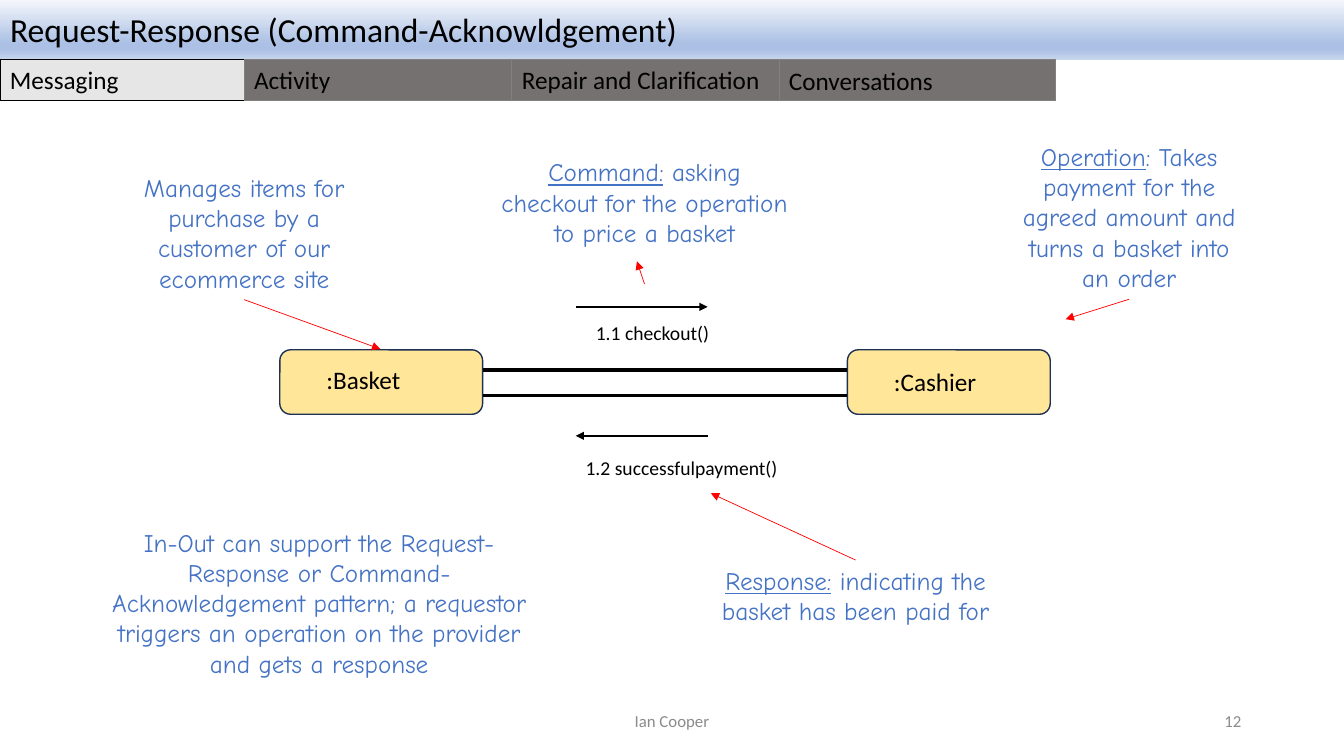
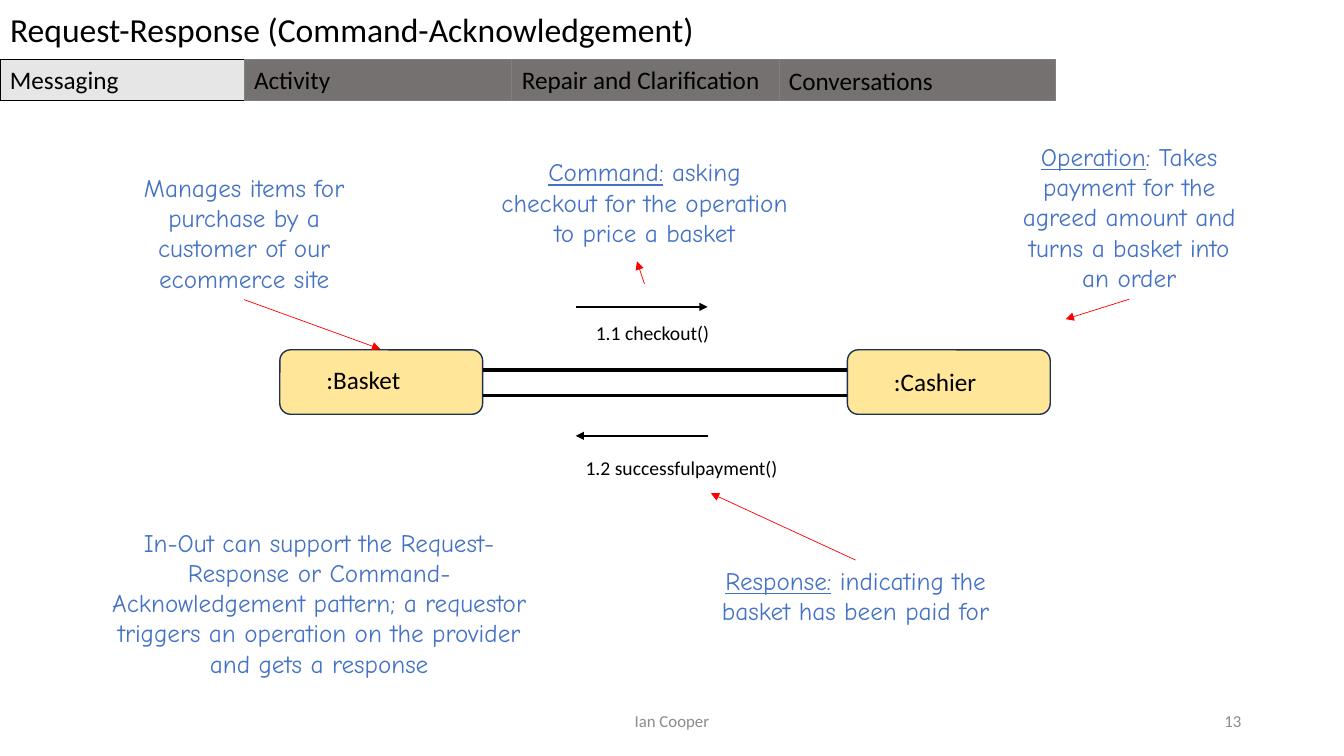
Before and after one commit to iancooper/Presentations, a slide deck: slide 13 of Conversation Patterns.pptx (slide 12 before the commit). Drawn at 1344x756 pixels with LibreOffice and Linux fonts; fonts in the diff are those of the drawing. Boxes give left, top, right and bottom in pixels: in the first picture for what was removed or moved away, otherwise in the second. Text is boxed around its words. In the diff, an @@ line names an element or a change of style, - is before the commit and + after.

```diff
--- a/Conversation Patterns.pptx
+++ b/Conversation Patterns.pptx
@@ rectangle "Request-Response (Command-Acknowledgement)" at box(0, 0, 1344, 60): fill gradient #F6F8FC to #ABC0E4 to #C7D5ED to #FFFFFF @@
@@ text in rectangle at box(10, 17, 694, 48): text changed @@
-Request-Response (Command-Acknowldgement)
+Request-Response (Command-Acknowledgement)
@@ page number at box(1224, 716, 1241, 727): text changed @@
-12
+13
```
Also in this commit, not shown: 50 other slides changed, 1 slide added, 1 other file.
